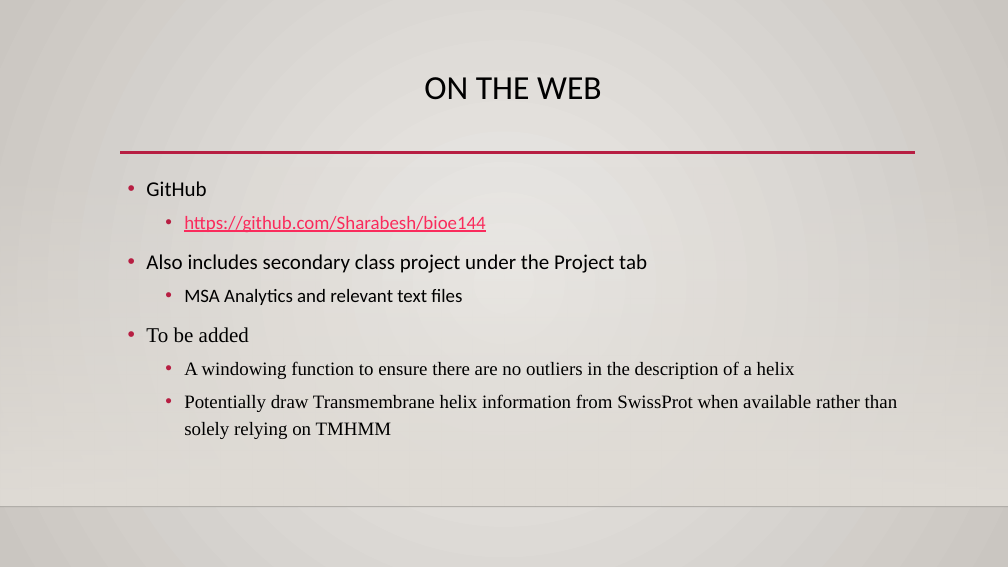
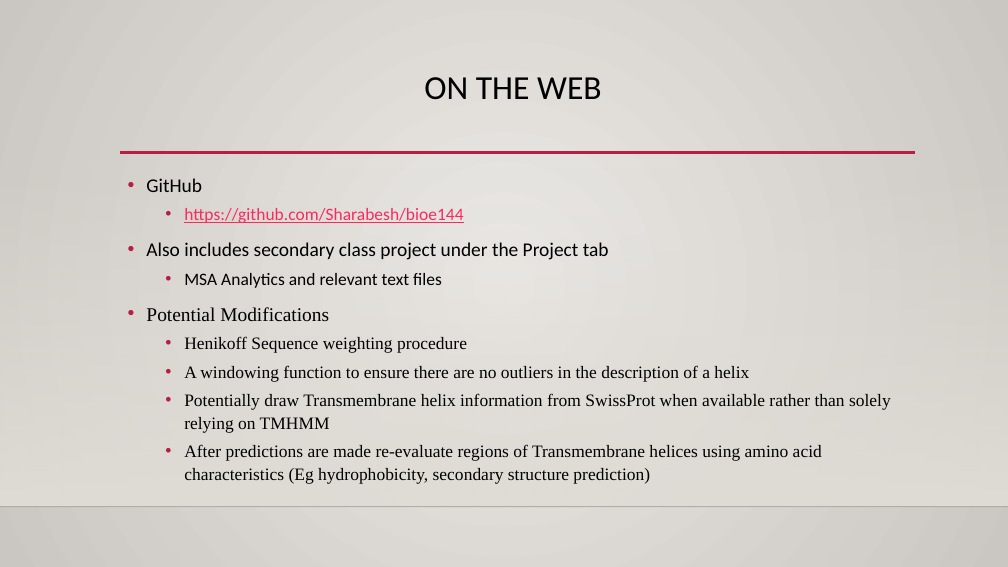
Before and after one commit to Sharabesh/Phylogenomics, a slide deck: slide 18 of Presentation/PresentationImage.pptx (slide 11 before the commit). Drawn at 1008x567 pixels with LibreOffice and Linux fonts; fonts in the diff are those of the drawing; background and template pictures are left out. Boxes give left, top, right and bottom in pixels: in the first picture for what was removed or moved away, otherwise in the second. Text is boxed around its words. In the diff, an @@ line names an element or a change of style, - is before the commit and + after.

Commit message:
Complete Project files

```diff
--- a/Presentation/PresentationImage.pptx
+++ b/Presentation/PresentationImage.pptx
@@ text at bbox=[146, 178, 891, 433]: size 20 to 18.5 pt in "GitHub", "Also includes secondary class project under the ..."; size 18 to 16.6 pt in "https://github.com/Sharabesh/bioe144", "MSA Analytics and relevant text files", "A windowing function to ensure there are ...", "Potentially draw Transmembrane helix information from SwissP ..."; line spacing 1.2 to 1.1 @@
@@ text at bbox=[146, 307, 467, 353]: text changed; size 20 to 16.6 pt @@
-• To be added
+• Potential Modifications
+  • Henikoff Sequence weighting procedure
@@ text at bbox=[184, 444, 822, 484]: paragraph added @@
+  • After predictions are made re-evaluate regions of Transmembrane helices using amino acid characteristics (Eg hydrophobicity, secondary structure prediction)
```
Also in this commit, not shown: 8 other slides changed, 7 slides added, 45 other files.
